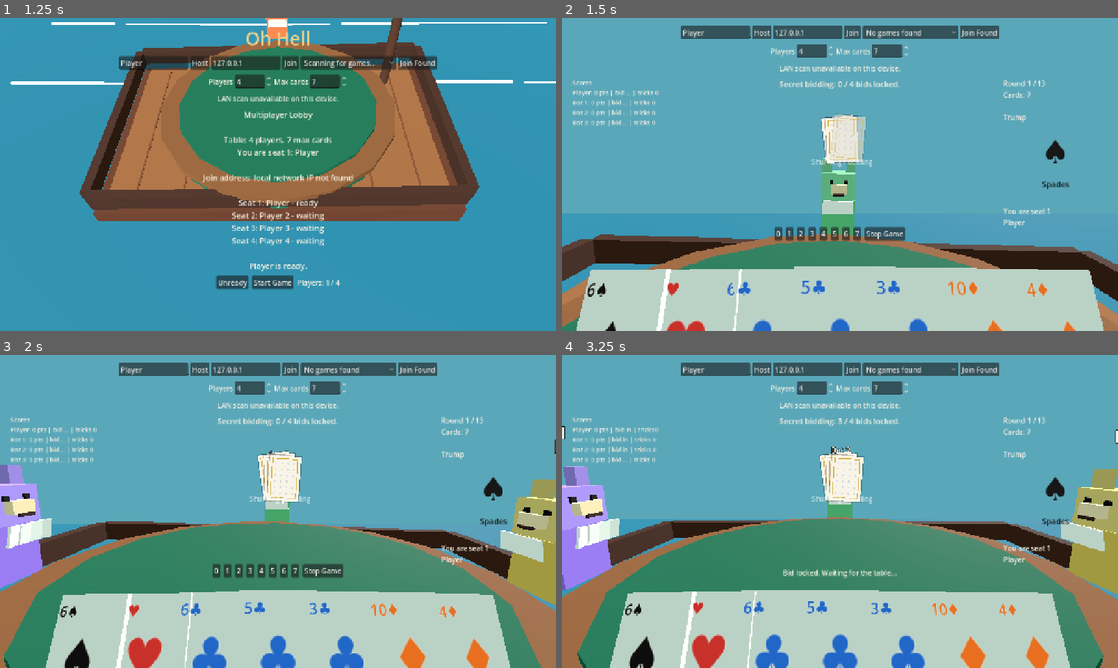
Above: before the commit, frames 1-4 (two rows, left to right).
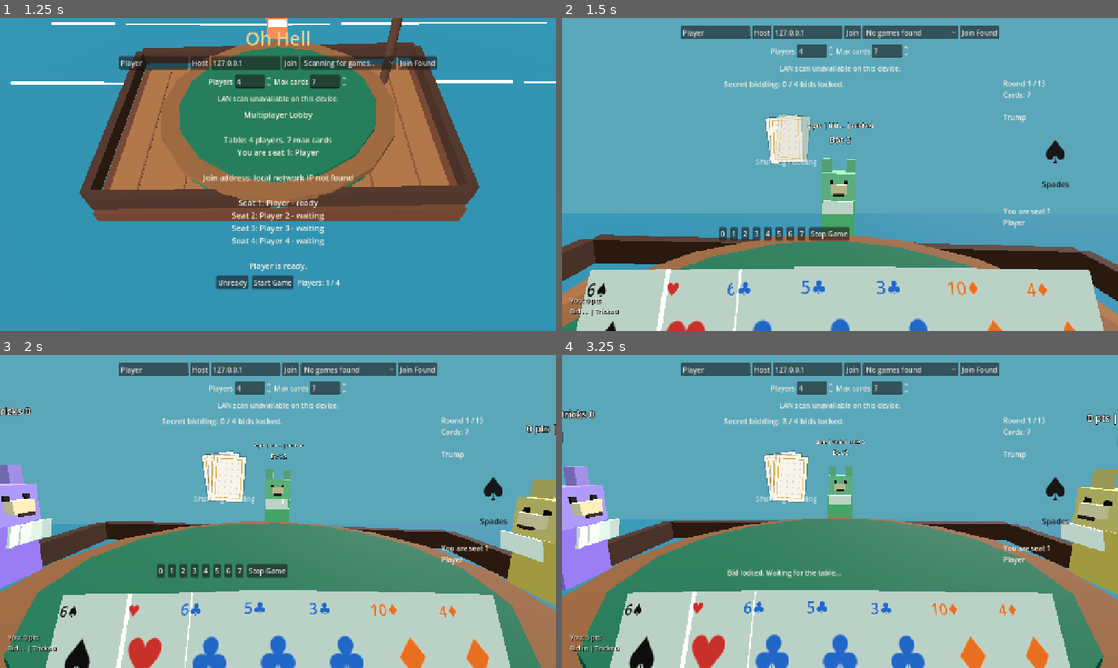
Above: after the commit, the same moments.

Repository: JordanOakFox/oh-hell-godot
Game: Godot game, scene res://scenes/main.tscn
The game is run twice, just before and just after one commit, with the same random seed, the same clock (stepped at 60 frames per second) and the same inputs.
Inputs (mouse positions are in pixels of both pictures, inside the frame that each line leads up to):
- Up to frame 1 (1.25 s): click "Ready" at 0.5 s
- Up to frame 2 (1.5 s): click "Start Game" at 1.25 s
- Up to frame 3 (2 s): no input
- Up to frame 4 (3.25 s): click "0" at 2 s; tap Enter at 2.75 s; move the mouse to (962, 495) at 2.77 s; tap E at 2.85 s; click (962, 495) at 2.92 s

Frame 1 is identical in both runs. In frame 2, 4.3% of the frame differs, in the area x 1-62%, y 19-96%; in frame 3, 4.7%, in the area x 0-100%, y 16-96%; in frame 4, 4.3%.

Commit message:
Move scores into 3D table

Diff:
--- a/scripts/main.gd
+++ b/scripts/main.gd
@@ -196,11 +196,19 @@
 
 	left_stats_label = Label.new()
 	left_stats_label.autowrap_mode = TextServer.AUTOWRAP_WORD_SMART
-	left_stats_label.add_theme_font_size_override("font_size", 14)
+	left_stats_label.add_theme_font_size_override("font_size", 15)
 	left_stats_label.add_theme_color_override("font_color", Color("#f7f1e3"))
-	left_stats_label.custom_minimum_size = Vector2(240, 0)
-	left_stats_label.size_flags_vertical = Control.SIZE_EXPAND_FILL
-	play_row.add_child(left_stats_label)
+	left_stats_label.add_theme_color_override("font_shadow_color", Color("#17110c"))
+	left_stats_label.add_theme_constant_override("shadow_offset_x", 2)
+	left_stats_label.add_theme_constant_override("shadow_offset_y", 2)
+	left_stats_label.set_anchors_preset(Control.PRESET_BOTTOM_LEFT)
+	left_stats_label.offset_left = 18
+	left_stats_label.offset_top = -82
+	left_stats_label.offset_right = 258
+	left_stats_label.offset_bottom = -18
+	left_stats_label.mouse_filter = Control.MOUSE_FILTER_IGNORE
+	left_stats_label.visible = false
+	add_child(left_stats_label)
 
 	var center_column := VBoxContainer.new()
 	center_column.size_flags_horizontal = Control.SIZE_EXPAND_FILL
@@ -519,20 +527,16 @@
 		view_state["names"][my_seat],
 	]
 	_render_trump_symbol()
-	var stats_text := "Scores\n"
-	for i in range(view_state["num_players"]):
-		var bid_text := "?"
-		if view_state["phase"] == "bidding":
-			bid_text = "in" if view_state["bid_submitted"][i] else "..."
-		elif view_state["bids"][i] != null:
-			bid_text = str(view_state["bids"][i])
-		stats_text += "%s: %d pts | bid %s | tricks %d\n" % [
-			view_state["names"][i],
-			view_state["scores"][i],
-			bid_text,
-			view_state["tricks_won"][i],
-		]
-	left_stats_label.text = stats_text.strip_edges()
+	var my_bid_text := "?"
+	if view_state["phase"] == "bidding":
+		my_bid_text = "in" if view_state["bid_submitted"][my_seat] else "..."
+	elif view_state["bids"][my_seat] != null:
+		my_bid_text = str(view_state["bids"][my_seat])
+	left_stats_label.text = "You: %d pts\nBid %s | Tricks %d" % [
+		view_state["scores"][my_seat],
+		my_bid_text,
+		view_state["tricks_won"][my_seat],
+	]
 	table_label.text = view_state["message"]
 
 	_render_trick()
--- a/scripts/table_view_3d.gd
+++ b/scripts/table_view_3d.gd
@@ -386,14 +386,31 @@
 	var name_label := Label3D.new()
 	name_label.name = "Name"
 	name_label.text = "P%d" % (seat + 1)
-	name_label.font_size = 34
+	name_label.font_size = 28
 	name_label.modulate = Color("#f9f4e8")
 	name_label.outline_size = 6
 	name_label.outline_modulate = Color("#17110c")
 	name_label.billboard = BaseMaterial3D.BILLBOARD_ENABLED
 	name_label.no_depth_test = true
-	name_label.position = Vector3(0, 1.55, 0)
+	name_label.position = Vector3(0, 1.5, 0)
 	root.add_child(name_label)
+
+	var score_label := Label3D.new()
+	score_label.name = "Score"
+	score_label.text = "0 pts | bid ... | tricks 0"
+	score_label.font_size = 20
+	score_label.modulate = Color("#f7f1e3")
+	score_label.outline_size = 5
+	score_label.outline_modulate = Color("#17110c")
+	score_label.billboard = BaseMaterial3D.BILLBOARD_ENABLED
+	score_label.no_depth_test = true
+	score_label.position = Vector3(0, 1.73, 0)
+	root.add_child(score_label)
+
+	var trick_pile := Node3D.new()
+	trick_pile.name = "TrickPile"
+	trick_pile.position = Vector3(0.62, 0.15, -0.08)
+	root.add_child(trick_pile)
 
 	var active_marker := _box(Vector3(0.82, 0.035, 0.82), Color("#f0d28a"))
 	active_marker.name = "Active"
@@ -409,6 +426,8 @@
 	var phase := str(table_state.get("phase", ""))
 	var bids: Array = table_state.get("bids", [])
 	var tricks: Array = table_state.get("tricks_won", [])
+	var scores: Array = table_state.get("scores", [])
+	var submitted_bids: Array = table_state.get("bid_submitted", [])
 	for seat in range(min(seats.size(), seat_count)):
 		var avatar: Node3D = seats[seat]
 		var label := avatar.get_node_or_null("Name") as Label3D
@@ -419,6 +438,16 @@
 			var display_name := "You" if seat == my_seat else name
 			label.text = "%s ◄" % display_name if seat == current_active else display_name
 			label.modulate = Color("#f0d28a") if seat == current_active else Color("#f9f4e8")
+		var score_label := avatar.get_node_or_null("Score") as Label3D
+		if score_label:
+			score_label.text = _seat_score_text(seat, phase, scores, bids, submitted_bids, tricks)
+			score_label.modulate = Color("#f0d28a") if seat == current_active else Color("#f7f1e3")
+		var trick_pile := avatar.get_node_or_null("TrickPile") as Node3D
+		if trick_pile:
+			var pile_count := 0
+			if seat < tricks.size():
+				pile_count = int(tricks[seat])
+			_update_trick_pile(trick_pile, pile_count)
 		var active := avatar.get_node_or_null("Active") as Node3D
 		if active:
 			active.visible = seat == current_active
@@ -430,6 +459,43 @@
 		var mouth := avatar.get_node_or_null("Mouth") as Node3D
 		if mouth:
 			mouth.rotation_degrees.z = 0 if mood != "sad" else 12
+
+func _seat_score_text(seat: int, phase: String, scores: Array, bids: Array, submitted_bids: Array, tricks: Array) -> String:
+	var points := 0
+	if seat < scores.size():
+		points = int(scores[seat])
+	var trick_count := 0
+	if seat < tricks.size():
+		trick_count = int(tricks[seat])
+	var bid_text := "?"
+	if phase == "bidding":
+		bid_text = "in" if seat < submitted_bids.size() and bool(submitted_bids[seat]) else "..."
+	elif seat < bids.size() and bids[seat] != null:
+		bid_text = str(bids[seat])
+	return "%d pts | bid %s | tricks %d" % [points, bid_text, trick_count]
+
+func _update_trick_pile(pile: Node3D, trick_count: int) -> void:
+	for child in pile.get_children():
+		child.queue_free()
+	if trick_count <= 0:
+		return
+	var visible_cards: int = mini(trick_count, 8)
+	for i in range(visible_cards):
+		var card := _box(Vector3(0.2, 0.018, 0.28), Color("#f9f4e8"))
+		card.position = Vector3(float(i) * 0.018, float(i) * 0.012, float(i) * -0.01)
+		card.rotation_degrees = Vector3(0, 10 + float(i) * 3.0, 0)
+		pile.add_child(card)
+	if trick_count > 1:
+		var count_label := Label3D.new()
+		count_label.text = "x%d" % trick_count
+		count_label.font_size = 18
+		count_label.modulate = Color("#f0d28a")
+		count_label.outline_size = 4
+		count_label.outline_modulate = Color("#17110c")
+		count_label.billboard = BaseMaterial3D.BILLBOARD_ENABLED
+		count_label.no_depth_test = true
+		count_label.position = Vector3(0.18, 0.2, 0)
+		pile.add_child(count_label)
 
 func _update_trick(table_state: Dictionary) -> void:
 	for child in trick_root.get_children():
Not shown, added: scripts/table_view_3d.gd.uid
